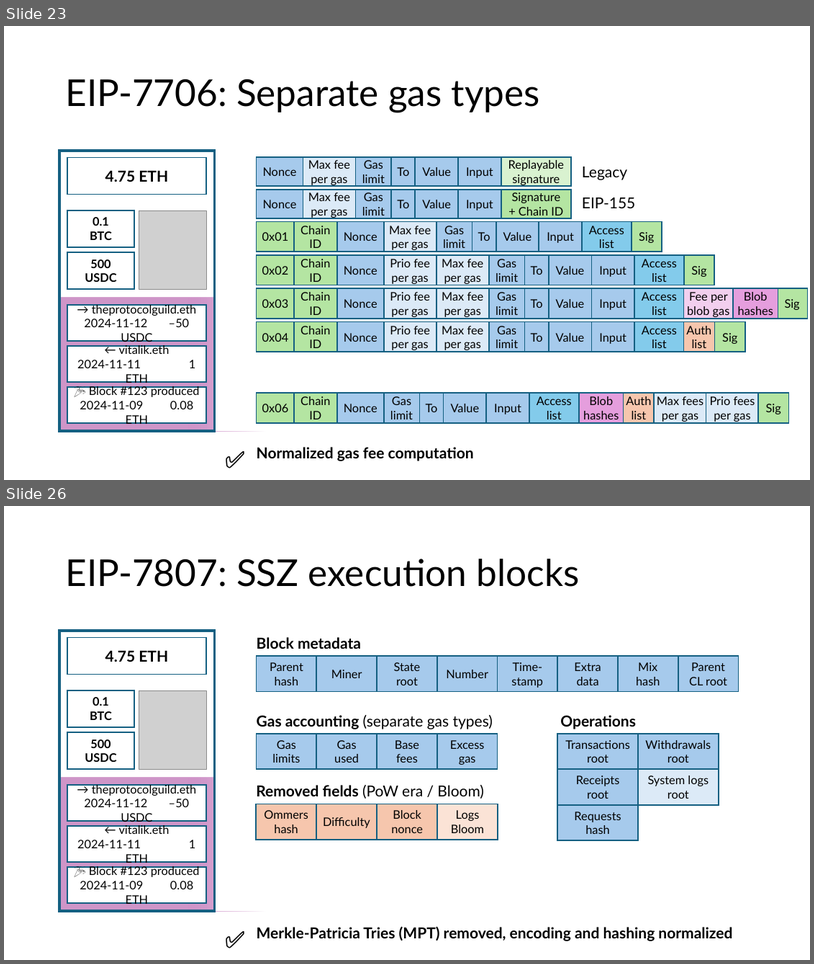
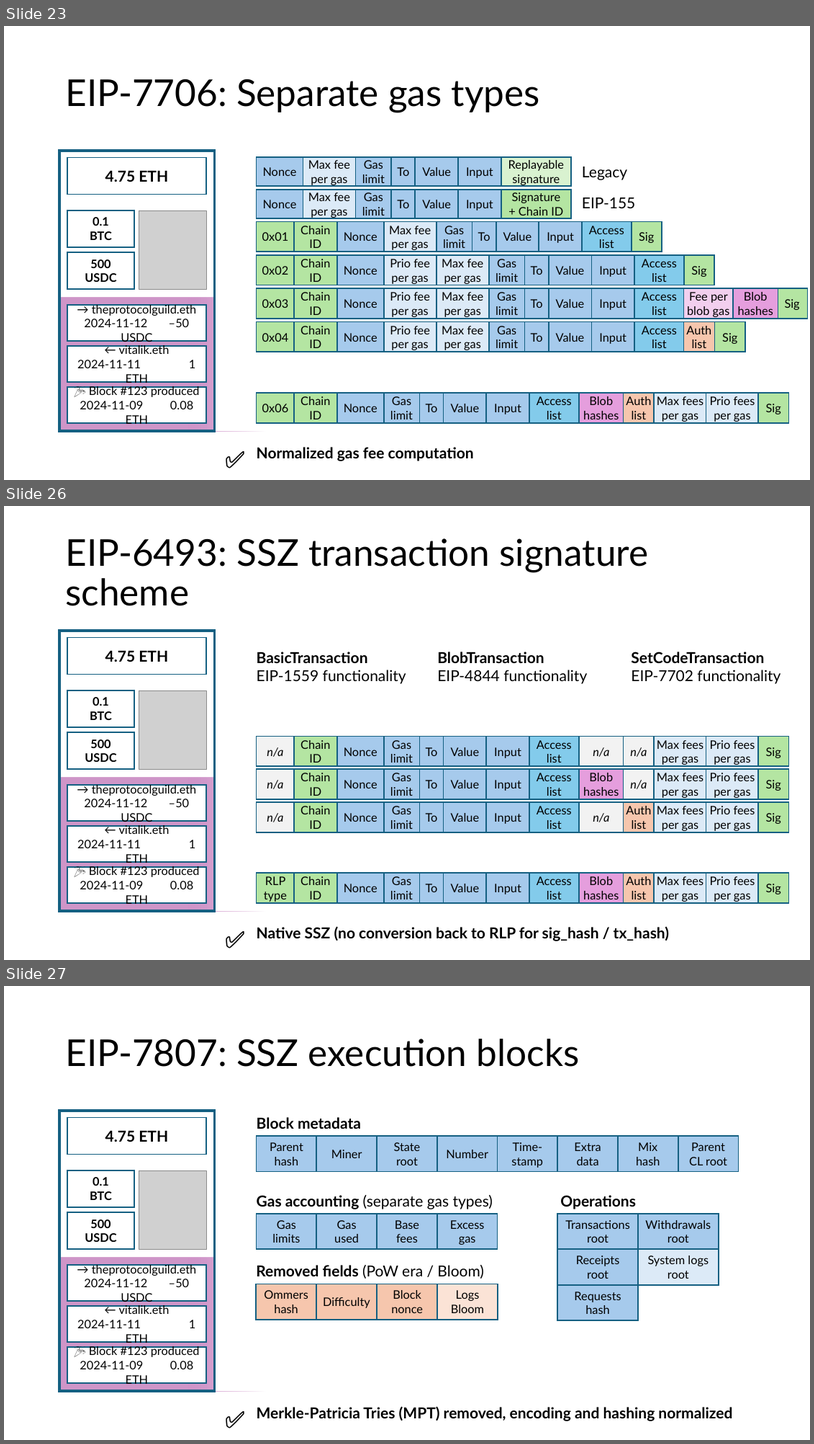
Before and after one commit to etan-status/purified-web3, a slide deck: slides.pptx. Shown one above the other, each under a label of ours: slides 23 and 26 before the commit, slides 23, 26 and 27 after it; the slides between them are not shown. The pictures are 814x964 and 814x1444 pixels, drawn with LibreOffice and Linux fonts; fonts in the diff are those of the drawing; grey boxes stand for pictures. Boxes give left, top, right and bottom in pixels: in the first picture for what was removed or moved away, otherwise in the second. Text is boxed around its words. In the diff, an @@ line names an element or a change of style, - is before the commit and + after.

Commit message:
Update slides: Add EIP-6493 and fix RLP type field

```diff
--- a/slides.pptx
+++ b/slides.pptx
@@ slide 26 added at bbox=[4, 506, 810, 960], background #FFFFFF @@
@@ title added at bbox=[65, 538, 649, 606], 44 pt, text #000000 @@
+EIP-6493: SSZ transaction signature scheme
@@ rectangle added at bbox=[59, 631, 215, 911], outline #156082 3 pt @@
@@ rectangle added at bbox=[214, 631, 790, 911], fill #FFFFFF @@
@@ rectangle added at bbox=[67, 637, 206, 674], outline #156082 1.5 pt, 18 pt, text #000000, bold @@
+4.75 ETH
@@ text added at bbox=[257, 651, 406, 684], 18 pt, text #000000 @@
+BasicTransaction
+EIP-1559 functionality
@@ text added at bbox=[437, 651, 587, 684], 18 pt, text #000000 @@
+BlobTransaction
+EIP-4844 functionality
@@ text added at bbox=[631, 651, 781, 684], 18 pt, text #000000 @@
+SetCodeTransaction
+EIP-7702 functionality
@@ rectangle added at bbox=[67, 690, 134, 727], outline #156082 1.5 pt, 14 pt, text #000000, bold @@
+0.1
+BTC
@@ picture added at bbox=[139, 690, 206, 769] @@
@@ rectangle added at bbox=[67, 732, 134, 769], outline #156082 1.5 pt, 14 pt, text #000000, bold @@
+500
+USDC
@@ group added at bbox=[256, 736, 790, 767]: 13 rectangles @@
+Nonce
+Gas limit
+To
+Value
+Input
+n/a
+Chain ID
+Access list
+n/a
+n/a
+Max fees per gas
+Prio fees per gas
+Sig
@@ rectangle added at bbox=[59, 777, 705, 911], fill gradient #A02B93 to #FFFFFF @@
@@ rectangle added at bbox=[67, 785, 206, 821], fill #FFFFFF, outline #156082 1.5 pt, 14 pt, text #000000 @@
+→ theprotocolguild.eth 2024-11-12 –50 USDC
@@ group added at bbox=[256, 769, 790, 800]: 13 rectangles @@
+Nonce
+Gas limit
+To
+Value
+Input
+n/a
+Chain ID
+Access list
+Blob hashes
+n/a
+Max fees per gas
+Prio fees per gas
+Sig
@@ group added at bbox=[256, 802, 790, 832]: 13 rectangles @@
+Nonce
+Gas limit
+To
+Value
+Input
+n/a
+Chain ID
+Access list
+n/a
+Auth list
+Max fees per gas
+Prio fees per gas
+Sig
@@ rectangle added at bbox=[67, 826, 206, 862], fill #FFFFFF, outline #156082 1.5 pt, 14 pt, text #000000 @@
+← vitalik.eth
+2024-11-11 1 ETH
@@ rectangle added at bbox=[67, 867, 206, 903], fill #FFFFFF, outline #156082 1.5 pt, 14 pt, text #000000 @@
+🎉 Block #123 produced
+2024-11-09 0.08 ETH
@@ group added at bbox=[256, 872, 790, 903]: 13 rectangles @@
+Nonce
+Gas limit
+To
+Value
+Input
+RLP type
+Chain ID
+Access list
+Blob hashes
+Auth list
+Max fees per gas
+Prio fees per gas
+Sig
@@ text added at bbox=[219, 921, 247, 955], 28 pt, text #000000 @@
+✅
@@ text added at bbox=[257, 926, 669, 941], 18 pt, text #000000, bold @@
+Native SSZ (no conversion back to RLP for sig_hash / tx_hash)
@@ what was slide 26 is now slide 27 @@
```
Also in this commit, not shown: 2 slides changed, 1 other file.
